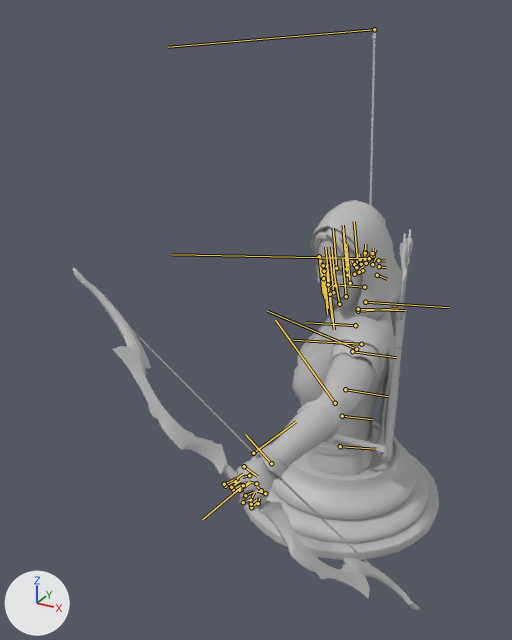
Two versions of the FBX model Assets/_Model/Unit/archer.fbx, one commit apart.
Rendered twice from a camera (50 mm lens) standing at (1.17, -3.06, 2.47) and looking at (-0.23, -0.52, 1.2). The lights are fixed; the arrows at lower left show +X, +Y and +Z. Both versions are drawn at frame 22 of the action 'Take 001'; the numbers are the values there. The bones that bend it are drawn over the model as lines.

In view in the first picture: 'archer_accessories', 'archer_base', 'pedestal'.
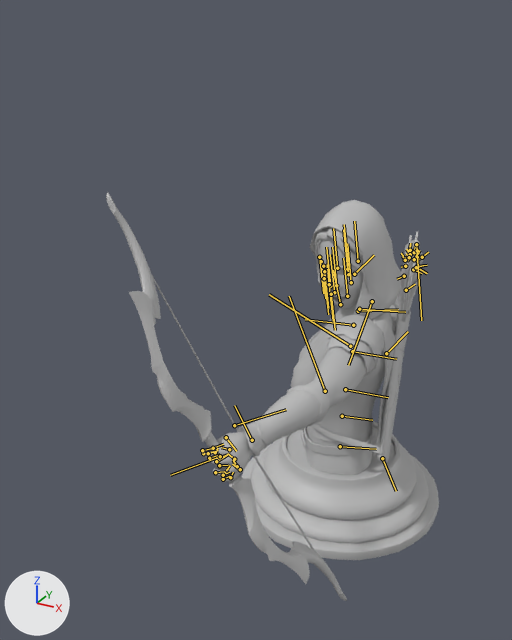
Boxes [x1, y1, x2, y2] around the edits, measured in the pictures (512 x 640 px):
```json
{"object": "archer_accessories", "change": "posed", "before": [73, 30, 421, 611], "after": [106, 192, 420, 601], "on screen": "10% narrower, 30% shorter"}
{"object": "archer_base", "change": "posed", "before": [222, 227, 389, 511], "after": [200, 227, 424, 482], "on screen": "34% wider, 10% shorter"}
{"bone": "spine1_jnt", "before": "(342, 416) to (372, 419)", "after": "(342, 416) to (372, 420)"}
{"bone": "spine2_jnt", "before": "(345, 389) to (388, 396)", "after": "(345, 389) to (388, 397)"}
{"bone": "spine3_jnt", "before": "(352, 351) to (396, 357)", "after": "(352, 351) to (396, 359)"}
{"bone": "l_clavicle_jnt", "before": "(355, 325) to (306, 322)", "after": "(353, 325) to (305, 319)"}
{"bone": "l_shoulder_jnt", "before": "(356, 349) to (267, 311)", "after": "(350, 346) to (269, 294)"}
{"bone": "l_elbow_jnt", "before": "(335, 403) to (275, 320)", "after": "(325, 391) to (289, 296)"}
{"bone": "l_wrist_jnt", "before": "(271, 463) to (245, 434)", "after": "(252, 440) to (234, 405)"}
{"bone": "bowString_jnt", "before": "(253, 453) to (296, 421)", "after": "(234, 425) to (286, 409)"}
{"bone": "r_clavicle_jnt", "before": "(358, 309) to (405, 310)", "after": "(359, 309) to (405, 312)"}
{"bone": "r_shoulder_jnt", "before": "(365, 302) to (449, 307)", "after": "(372, 301) to (348, 365)"}
{"bone": "r_elbow_jnt", "before": "(361, 344) to (293, 340)", "after": "(386, 353) to (408, 331)"}
{"bone": "r_ring2_jnt", "before": "(360, 259) to (359, 254)", "after": "(417, 257) to (419, 250)"}
{"bone": "r_pinky2_jnt", "before": "(354, 264) to (352, 261)", "after": "(414, 259) to (416, 254)"}
{"bone": "arrowBack_jnt", "before": "(369, 258) to (172, 254)", "after": "(416, 244) to (421, 320)"}
```

Scene script edits in JSON lines:
```json
{"block": "bone_spine1_jnt", "where": "bone_spine1_jnt = bpy.data.objects['Armature'].pose.bones['spine1_jnt']  # child of 'skeleton_root_jnt'"}
{"op": "set", "path": "bone_spine1_jnt.rotation_quaternion", "old": "(1.0, -0.003, 0.0, 0.0)", "new": "(1.0, -0.017, 0.0, 0.0)", "note": "degrees (0, 0, 0) -> degrees (-2, 0, 0)"}
{"block": "bone_spine2_jnt", "where": "bone_spine2_jnt = bpy.data.objects['Armature'].pose.bones['spine2_jnt']  # child of 'spine1_jnt'"}
{"op": "set", "path": "bone_spine2_jnt.rotation_quaternion", "old": "(1.0, -0.003, 0.0, 0.0)", "new": "(1.0, -0.018, 0.0, 0.0)", "note": "degrees (0, 0, 0) -> degrees (-2, 0, 0)"}
{"block": "bone_spine3_jnt", "where": "bone_spine3_jnt = bpy.data.objects['Armature'].pose.bones['spine3_jnt']  # child of 'spine2_jnt'"}
{"op": "set", "path": "bone_spine3_jnt.rotation_quaternion", "old": "(1.0, -0.025, 0.0, 0.0)", "new": "(0.999, -0.033, 0.0, 0.0)", "note": "degrees (-3, 0, 0) -> degrees (-4, 0, 0)"}
{"block": "bone_head_jnt", "where": "bone_head_jnt = bpy.data.objects['Armature'].pose.bones['head_jnt']  # child of 'neck_jnt'"}
{"op": "set", "path": "bone_head_jnt.rotation_quaternion", "old": "(0.863, 0.497, 0.063, -0.068)", "new": "(0.836, 0.539, 0.072, -0.074)", "note": "degrees (60, 10, -3) -> degrees (65, 12, -3)"}
{"block": "bone_l_clavicle_jnt", "where": "bone_l_clavicle_jnt = bpy.data.objects['Armature'].pose.bones['l_clavicle_jnt']  # child of 'spine3_jnt'"}
{"op": "set", "path": "bone_l_clavicle_jnt.rotation_quaternion", "old": "(0.979, -0.032, 0.202, 0.005)", "new": "(0.973, -0.045, 0.225, 0.01)", "note": "degrees (-4, 23, 0) -> degrees (-5, 26, 0)"}
{"block": "bone_l_shoulder_jnt", "where": "bone_l_shoulder_jnt = bpy.data.objects['Armature'].pose.bones['l_shoulder_jnt']  # child of 'l_clavicle_jnt'"}
{"op": "set", "path": "bone_l_shoulder_jnt.rotation_quaternion", "old": "(0.982, -0.124, 0.129, 0.054)", "new": "(0.97, -0.192, 0.144, 0.045)", "note": "degrees (-14, 16, 4) -> degrees (-22, 17, 2)"}
{"block": "bone_l_elbow_jnt", "where": "bone_l_elbow_jnt = bpy.data.objects['Armature'].pose.bones['l_elbow_jnt']  # child of 'l_shoulder_jnt'"}
{"op": "set", "path": "bone_l_elbow_jnt.rotation_quaternion", "old": "(0.953, -0.274, -0.124, -0.033)", "new": "(0.923, -0.348, -0.159, -0.045)", "note": "degrees (-32, -15, 0) -> degrees (-42, -19, 2)"}
{"block": "bone_l_wrist_jnt", "where": "bone_l_wrist_jnt = bpy.data.objects['Armature'].pose.bones['l_wrist_jnt']  # child of 'l_elbow_jnt'"}
{"op": "set", "path": "bone_l_wrist_jnt.rotation_quaternion", "old": "(0.989, 0.041, 0.139, -0.018)", "new": "(0.99, 0.026, 0.136, -0.014)", "note": "degrees (4, 16, -1) -> degrees (3, 16, -1)"}
{"block": "bone_bowstring_jnt", "where": "bone_bowstring_jnt = bpy.data.objects['Armature'].pose.bones['bowString_jnt']  # child of 'bow_jnt'"}
{"op": "set", "path": "bone_bowstring_jnt.location", "old": "(1.5, 0.0, 0.0)", "new": "(3.3, 0.0, 0.0)"}
{"block": "bone_r_clavicle_jnt", "where": "bone_r_clavicle_jnt = bpy.data.objects['Armature'].pose.bones['r_clavicle_jnt']  # child of 'spine3_jnt'"}
{"op": "set", "path": "bone_r_clavicle_jnt.rotation_quaternion", "old": "(0.991, 0.014, 0.129, -0.029)", "new": "(0.988, 0.011, 0.145, -0.049)", "note": "degrees (1, 15, -3) -> degrees (0, 17, -6)"}
{"block": "bone_r_shoulder_jnt", "where": "bone_r_shoulder_jnt = bpy.data.objects['Armature'].pose.bones['r_shoulder_jnt']  # child of 'r_clavicle_jnt'"}
{"op": "set", "path": "bone_r_shoulder_jnt.rotation_quaternion", "old": "(0.976, -0.011, -0.217, 0.026)", "new": "(0.638, -0.706, -0.145, -0.27)", "note": "degrees (-2, -25, 3) -> degrees (-93, -35, -10)"}
{"block": "bone_r_elbow_jnt", "where": "bone_r_elbow_jnt = bpy.data.objects['Armature'].pose.bones['r_elbow_jnt']  # child of 'r_shoulder_jnt'"}
{"op": "set", "path": "bone_r_elbow_jnt.rotation_quaternion", "old": "(0.173, -0.194, 0.035, 0.965)", "new": "(0.412, -0.158, 0.073, 0.895)", "note": "degrees (0, 23, 160) -> degrees (0, 20, 131)"}
{"block": "bone_r_ring2_jnt", "where": "bone_r_ring2_jnt = bpy.data.objects['Armature'].pose.bones['r_ring2_jnt']  # child of 'r_ring1_jnt'"}
{"op": "set", "path": "bone_r_ring2_jnt.rotation_quaternion", "old": "(0.83, 0.0, 0.0, 0.558)", "new": "(0.86, 0.0, 0.0, 0.51)", "note": "degrees (0, 0, 68) -> degrees (0, 0, 61)"}
{"block": "bone_r_pinky2_jnt", "where": "bone_r_pinky2_jnt = bpy.data.objects['Armature'].pose.bones['r_pinky2_jnt']  # child of 'r_pinky1_jnt'"}
{"op": "set", "path": "bone_r_pinky2_jnt.rotation_quaternion", "old": "(0.892, 0.0, 0.0, 0.453)", "new": "(0.92, 0.0, 0.0, 0.392)", "note": "degrees (0, 0, 54) -> degrees (0, 0, 46)"}
{"block": "bone_arrowback_jnt", "where": "bone_arrowback_jnt = bpy.data.objects['Armature'].pose.bones['arrowBack_jnt']"}
{"op": "set", "path": "bone_arrowback_jnt.location", "old": "(37.2, -30.2, 17.6)", "new": "(45.4, -48.5, 36.5)"}
{"op": "set", "path": "bone_arrowback_jnt.rotation_quaternion", "old": "(-0.068, -0.303, 0.94, -0.145)", "new": "(0.788, 0.453, 0.417, -0.01)", "note": "degrees (14, -168, 34) -> degrees (71, 42, 29)"}
```
